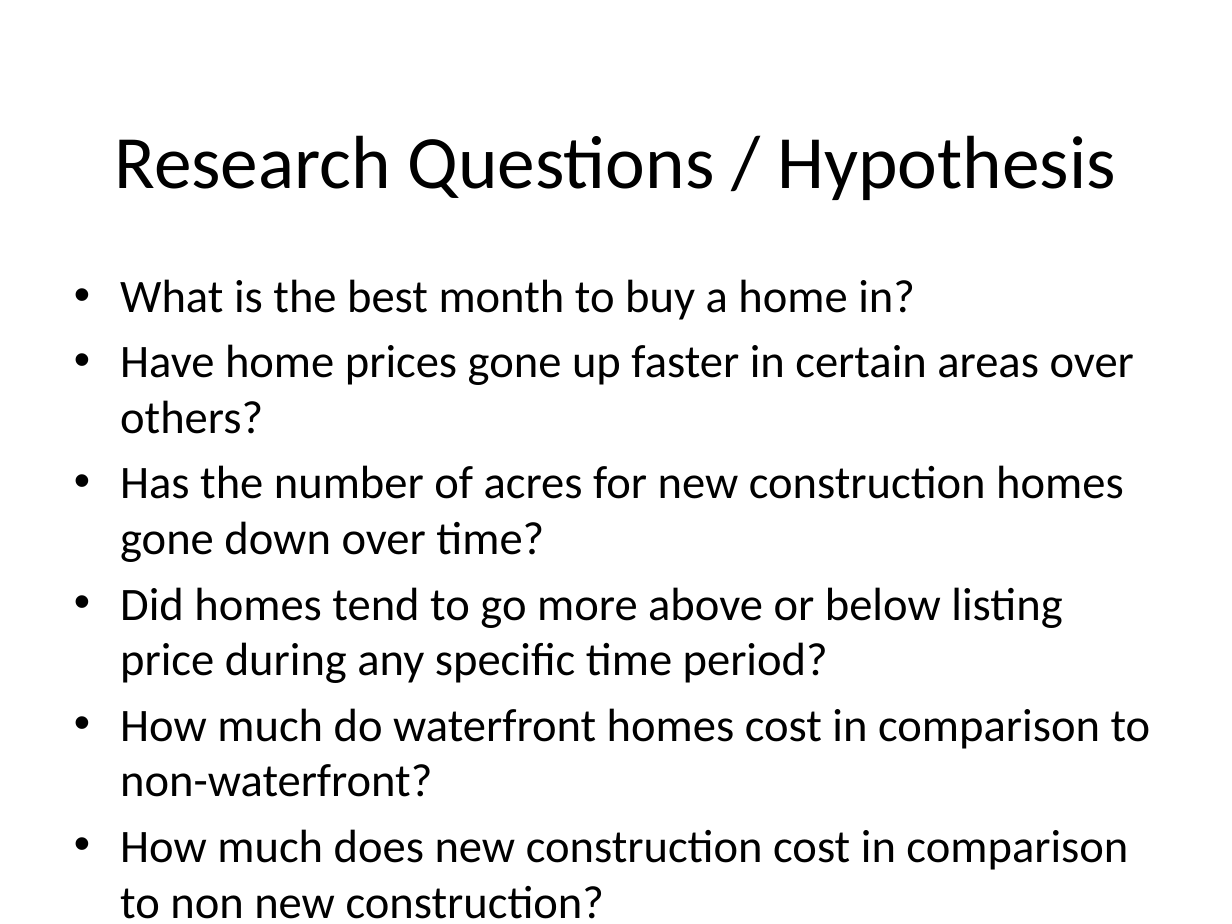
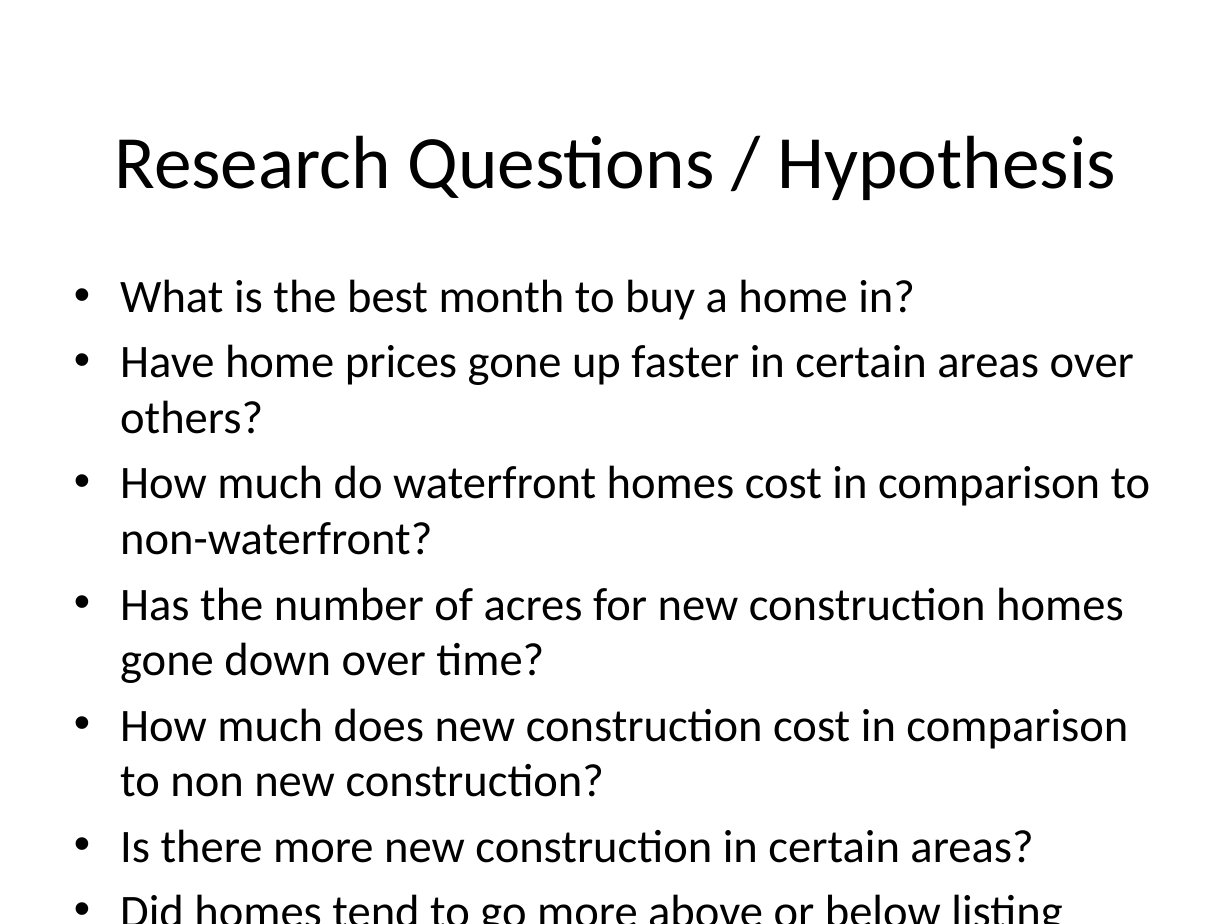
Before and after one commit to DATA-606-SPRING-2022/Zach_DATA606, a slide deck: slide 5 of Presentations/EDA_Presentation.pptx. Drawn at 1232x924 pixels with LibreOffice and Linux fonts; fonts in the diff are those of the drawing; background and template pictures are left out. Boxes give left, top, right and bottom in pixels: in the first picture for what was removed or moved away, otherwise in the second. Text is boxed around its words. In the diff, an @@ line names an element or a change of style, - is before the commit and + after.

```diff
--- a/Presentations/EDA_Presentation.pptx
+++ b/Presentations/EDA_Presentation.pptx
@@ text at <box>120,465,1151,555</box>: paragraph added @@
+• How much do waterfront homes cost in comparison to non-waterfront?
@@ text at <box>120,708,1128,863</box>: paragraphs added @@
+• How much does new construction cost in comparison to non new construction?
+• Is there more new construction in certain areas?
@@ text at <box>120,708,1151,919</box>: paragraphs removed @@
-• How much do waterfront homes cost in comparison to non-waterfront?
-• How much does new construction cost in comparison to non new construction?
```
Also in this commit, not shown: 3 other slides changed, 4 slides added, 4 other files.
